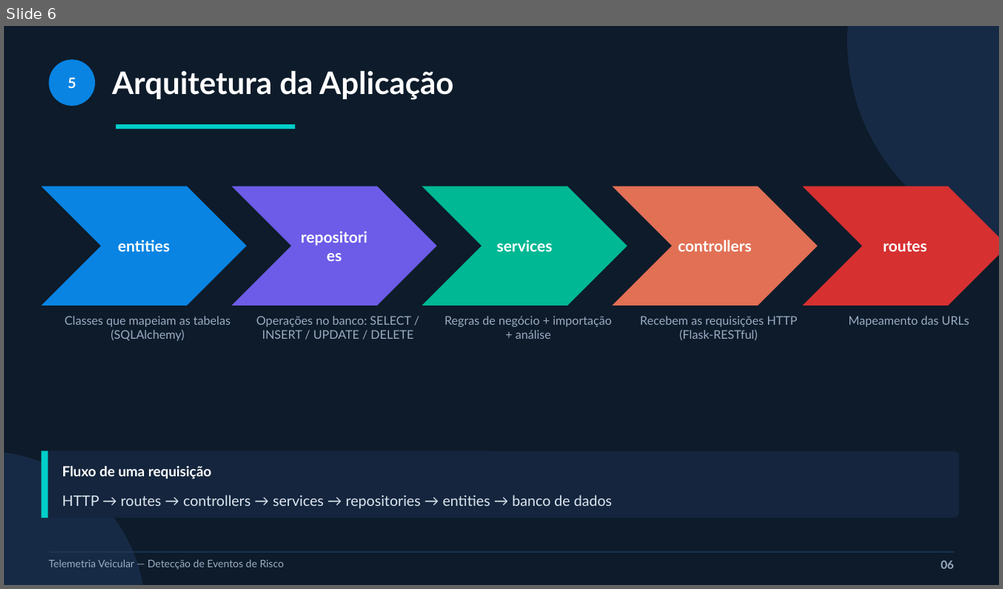
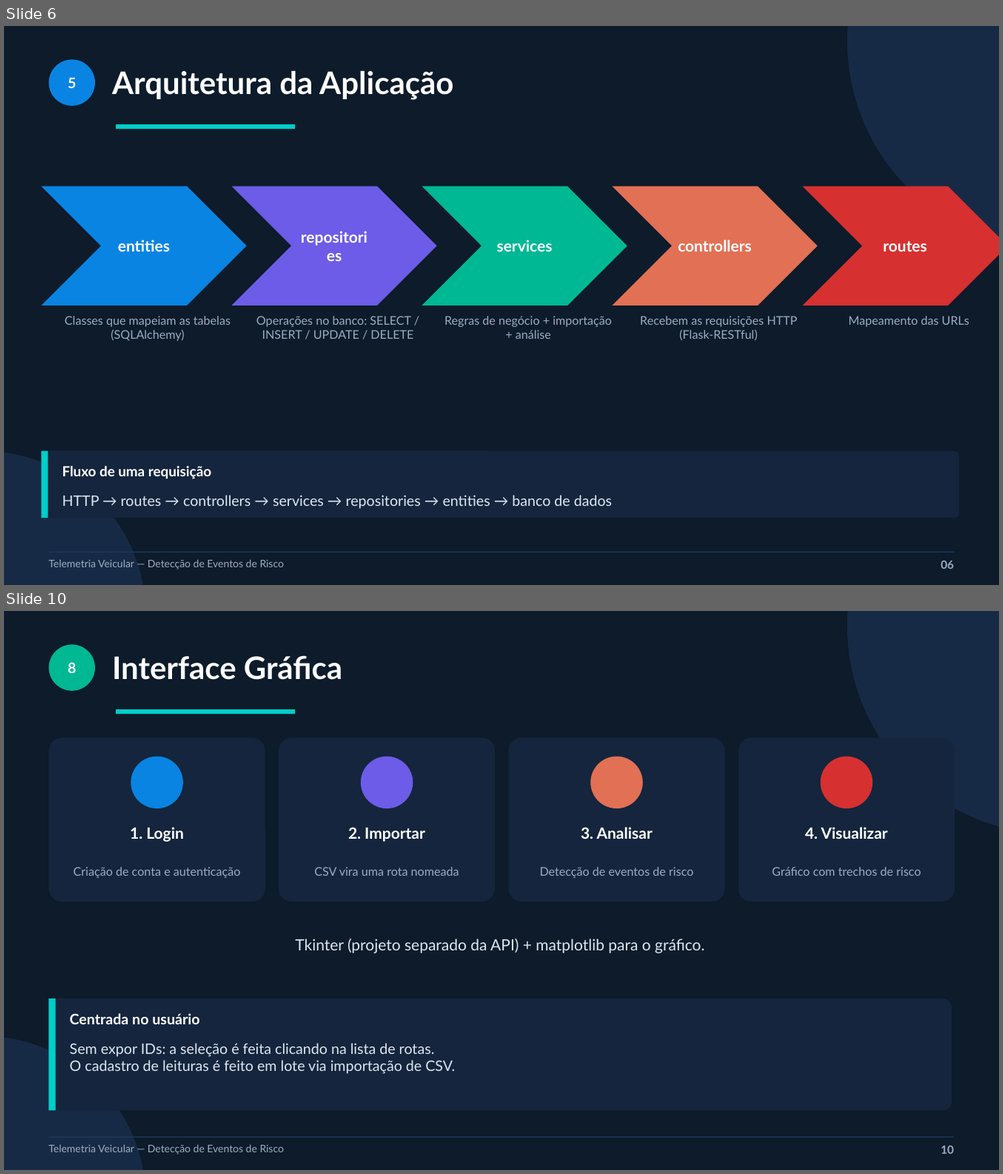
Before and after one commit to joaomauricio22/sensores-iot, a slide deck: apresentacao/slides_pav.pptx. Shown one above the other, each under a label of ours: slide 6 before the commit, slides 6 and 10 after it; the slides between them are not shown. The pictures are 1003x589 and 1003x1174 pixels, drawn with LibreOffice and Linux fonts; fonts in the diff are those of the drawing. Boxes give left, top, right and bottom in pixels: in the first picture for what was removed or moved away, otherwise in the second. Text is boxed around its words. In the diff, an @@ line names an element or a change of style, - is before the commit and + after.

Commit message:
Atualiza slides e guias para o novo modelo (usuário/rota) com capturas da interface

```diff
--- a/apresentacao/slides_pav.pptx
+++ b/apresentacao/slides_pav.pptx
@@ slide 10 added at bbox=[4, 611, 999, 1170], background #FFFFFF @@
@@ rectangle added at bbox=[4, 611, 999, 1170], fill #0D1B2A @@
@@ ellipse added at bbox=[847, 611, 999, 834], fill #172A45 @@
@@ ellipse added at bbox=[48, 644, 95, 691], fill #00B894, 14 pt, text #FFFFFF, bold @@
+8
@@ text added at bbox=[112, 655, 342, 680], 30 pt, text #FFFFFF, bold @@
+Interface Gráfica
@@ rectangle added at bbox=[116, 709, 295, 714], fill #00CEC9 @@
@@ rounded rectangle added at bbox=[48, 738, 265, 902], fill #14253D @@
@@ rounded rectangle added at bbox=[279, 738, 495, 902], fill #14253D @@
@@ rounded rectangle added at bbox=[509, 738, 725, 902], fill #14253D @@
@@ rounded rectangle added at bbox=[738, 738, 955, 902], fill #14253D @@
@@ ellipse added at bbox=[131, 757, 183, 809], fill #0984E3 @@
@@ ellipse added at bbox=[361, 757, 413, 809], fill #6C5CE7 @@
@@ ellipse added at bbox=[590, 757, 643, 809], fill #E17055 @@
@@ ellipse added at bbox=[820, 757, 873, 809], fill #D63031 @@
@@ text added at bbox=[130, 827, 184, 842], 15 pt, text #FFFFFF, bold @@
+1. Login
@@ text added at bbox=[348, 827, 425, 842], 15 pt, text #FFFFFF, bold @@
+2. Importar
@@ text added at bbox=[580, 827, 652, 839], 15 pt, text #FFFFFF, bold @@
+3. Analisar
@@ text added at bbox=[805, 827, 888, 839], 15 pt, text #FFFFFF, bold @@
+4. Visualizar
@@ text added at bbox=[74, 867, 241, 878], 11.5 pt, text #9BADC4 @@
+Criação de conta e autenticação
@@ text added at bbox=[314, 867, 459, 876], 11.5 pt, text #9BADC4 @@
+CSV vira uma rota nomeada
@@ text added at bbox=[540, 867, 693, 878], 11.5 pt, text #9BADC4 @@
+Detecção de eventos de risco
@@ text added at bbox=[771, 867, 920, 876], 11.5 pt, text #9BADC4 @@
+Gráfico com trechos de risco
@@ text added at bbox=[295, 939, 704, 954], 15 pt, text #DEE7F1 @@
+Tkinter (projeto separado da API) + matplotlib para o gráfico.
@@ rounded rectangle added at bbox=[48, 999, 951, 1111], fill #14253D @@
@@ rectangle added at bbox=[48, 999, 56, 1111], fill #00CEC9 @@
@@ text added at bbox=[70, 1014, 199, 1025], 14 pt, text #FFFFFF, bold @@
+Centrada no usuário
@@ ellipse added at bbox=[4, 1037, 146, 1170], fill #172A45 @@
@@ text added at bbox=[70, 1043, 455, 1074], 14 pt, text #DEE7F1 @@
+Sem expor IDs: a seleção é feita clicando na lista de rotas.
+O cadastro de leituras é feito em lote via importação de CSV.
@@ rectangle added at bbox=[48, 1137, 954, 1138], fill #1F3A5C @@
@@ text added at bbox=[48, 1145, 284, 1155], 10 pt, text #9BADC4 @@
+Telemetria Veicular — Detecção de Eventos de Risco
@@ text added at bbox=[940, 1146, 953, 1154], 11 pt, text #9BADC4, bold @@
+10
```
Also in this commit, not shown: 8 slides changed, 2 other slides added, 1 slide removed, 10 other files.
